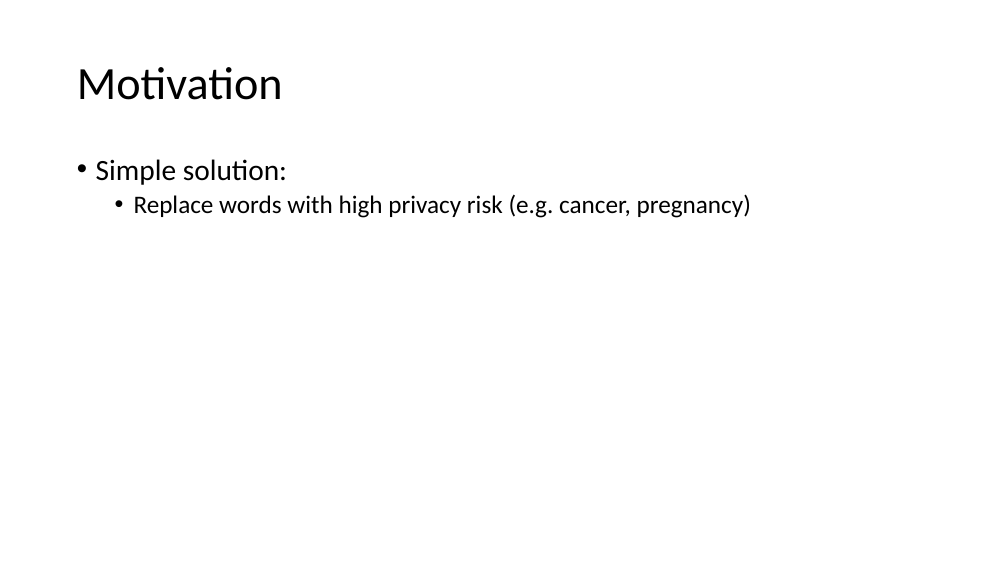
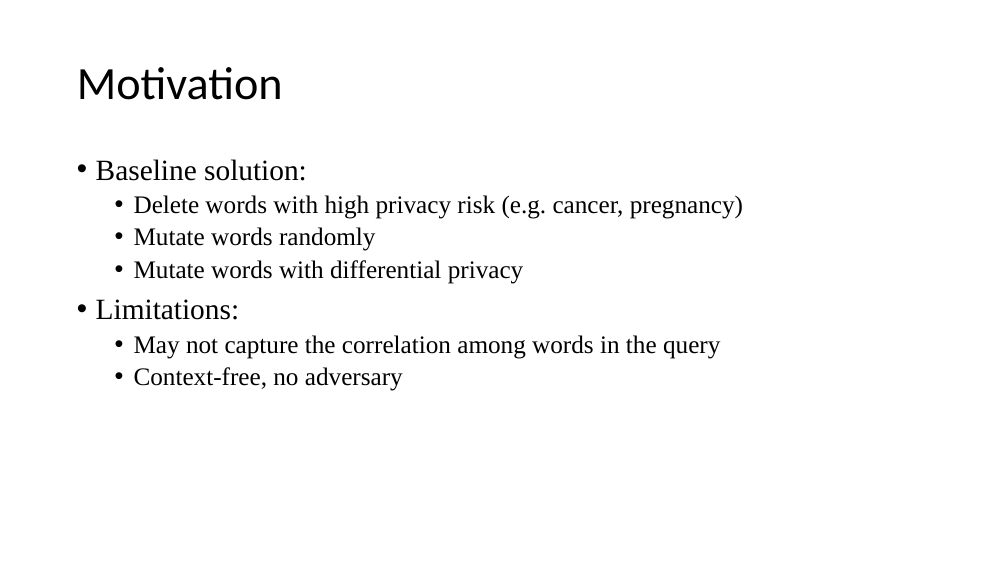
Before and after one commit to bitzj2015/EE599-Final-Project, a slide deck: slide 3 of doc/599-final-project.pptx. Drawn at 1008x567 pixels with LibreOffice and Linux fonts; fonts in the diff are those of the drawing. Boxes give left, top, right and bottom in pixels: in the first picture for what was removed or moved away, otherwise in the second. Text is boxed around its words. In the diff, an @@ line names an element or a change of style, - is before the commit and + after.

```diff
--- a/doc/599-final-project.pptx
+++ b/doc/599-final-project.pptx
@@ text at <box>96,159,743,391</box>: text changed; font Calibri to Times New Roman @@
-• Simple solution:
-  • Replace words with high privacy risk (e.g. cancer, pregnancy)
+• Baseline solution:
+  • Delete words with high privacy risk (e.g. cancer, pregnancy)
+  • Mutate words randomly
+  • Mutate words with differential privacy
+• Limitations:
+  • May not capture the correlation among words in the query
+  • Context-free, no adversary
```
Also in this commit, not shown: 2 other slides changed, 3 slides added, 1 slide removed, 4 other files.
